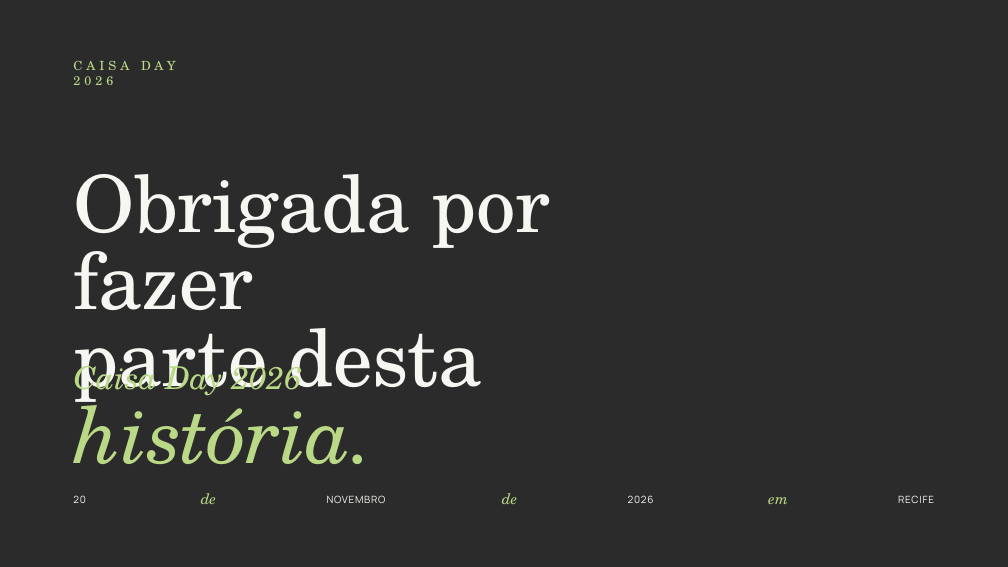
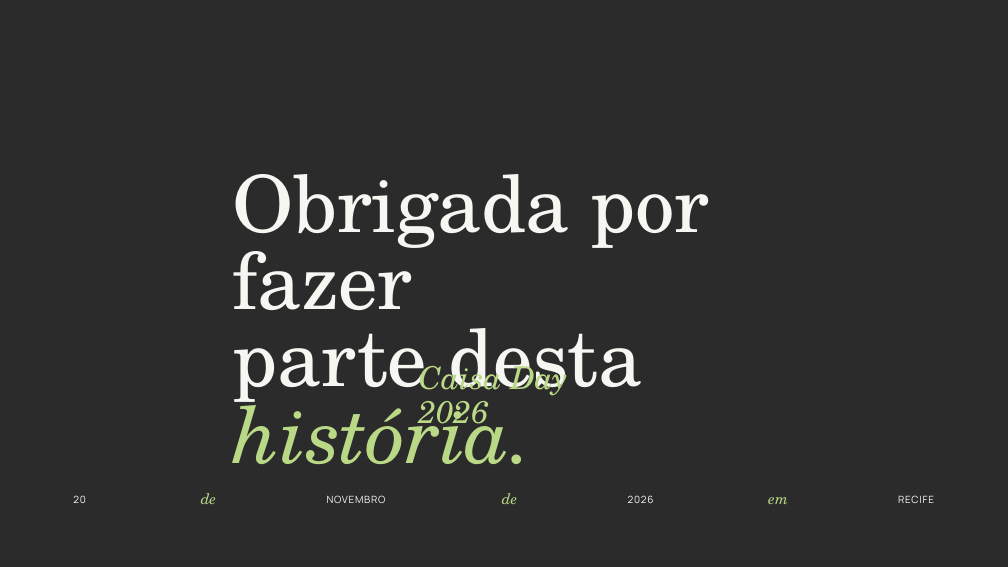
Before and after one commit to pollyandrad/claude-apresentation, a slide deck: slide 10 of marcela-designs/telas-projecao/saida/CAISA-DAY-2026_telas-de-projecao_EDITAVEL.pptx. Drawn at 1008x567 pixels with LibreOffice and Linux fonts; fonts in the diff are those of the drawing; background and template pictures are left out; a plain dark background stands for a picture behind light text. Boxes give left, top, right and bottom in pixels: in the first picture for what was removed or moved away, otherwise in the second. Text is boxed around its words. In the diff, an @@ line names an element or a change of style, - is before the commit and + after.

```diff
--- a/marcela-designs/telas-projecao/saida/CAISA-DAY-2026_telas-de-projecao_EDITAVEL.pptx
+++ b/marcela-designs/telas-projecao/saida/CAISA-DAY-2026_telas-de-projecao_EDITAVEL.pptx
@@ text removed at (73, 61, 176, 85) @@
-CAISA DAY 2026
@@ text "Obrigada por fazer": place and size @@
-text "Obrigada por fazer" at (74, 174, 550, 464)
+text "Obrigada por fazer" at (233, 174, 710, 464)
@@ text "Caisa Day 2026" rewrapped from (74, 358, 302, 399) to (419, 358, 568, 433) @@
```
Also in this commit, not shown: 8 other slides changed, 38 other files.
